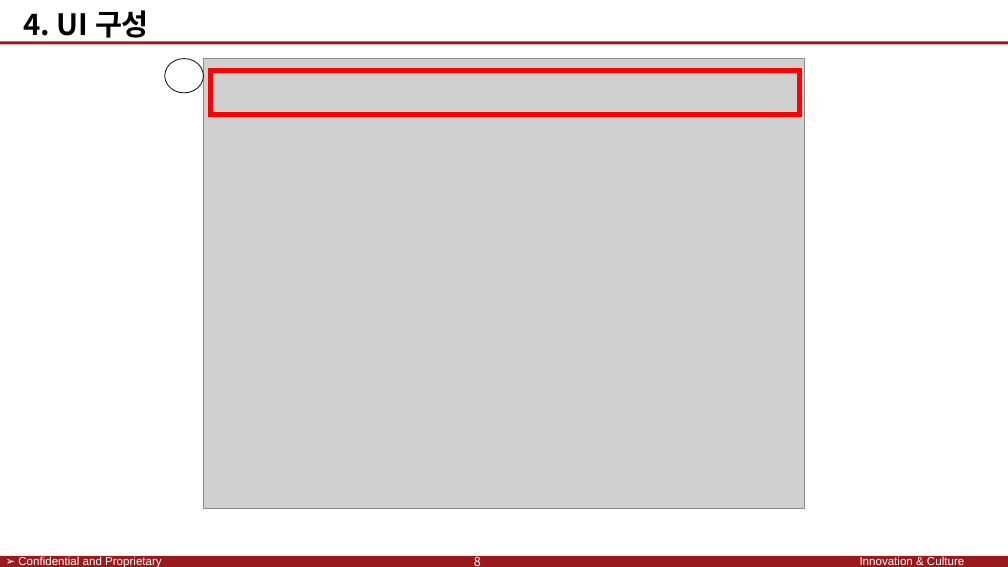
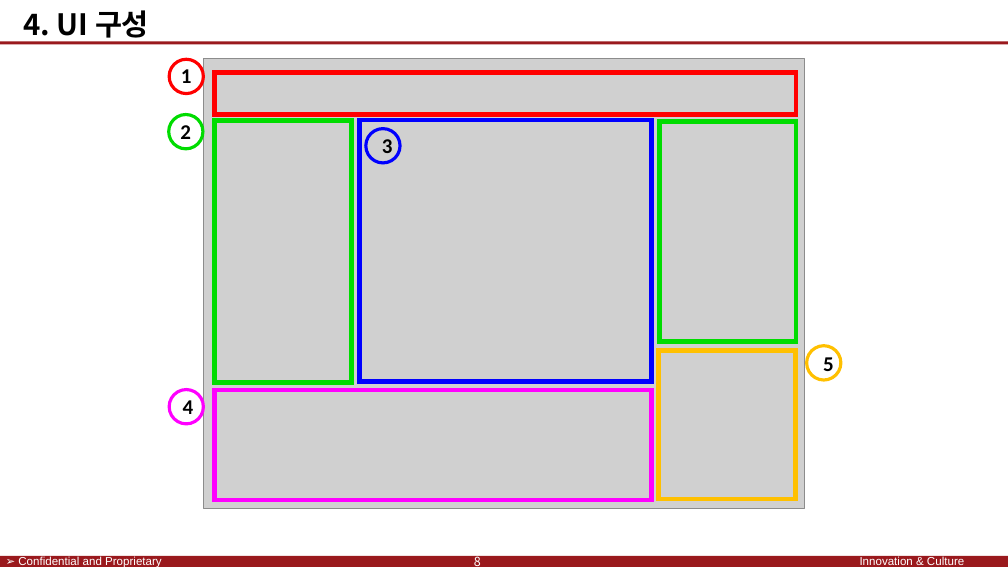
Before and after one commit to SaintSeong/JusungProject, a slide deck: slide 15 of A조 발표/A조 발표(수정용).pptx. Drawn at 1008x567 pixels with LibreOffice and Linux fonts; fonts in the diff are those of the drawing; grey boxes stand for pictures; background and template pictures are left out. Boxes give left, top, right and bottom in pixels: in the first picture for what was removed or moved away, otherwise in the second. Text is boxed around its words. In the diff, an @@ line names an element or a change of style, - is before the commit and + after.

Commit message:
ppt modify

```diff
--- a/A조 발표/A조 발표(수정용).pptx
+++ b/A조 발표/A조 발표(수정용).pptx
@@ ellipse: place and size @@
-ellipse at <box>165,58,203,92</box>
+ellipse at <box>169,59,203,93</box>
@@ ellipse at <box>169,59,203,93</box>: outline #000000 0.75 pt to #FF0000 3 pt @@
@@ rectangle: place and size @@
-rectangle at <box>210,71,800,115</box>
+rectangle at <box>215,73,796,114</box>
@@ rectangle at <box>215,73,796,114</box>: outline #FF0000 5 pt to #FF0000 4.5 pt @@
@@ group added at <box>169,69,841,501</box>: 5 rectangles, 5 texts, 4 ellipses @@
+1
+2
+3
+4
+5
```
Also in this commit, not shown: 5 other slides changed.
